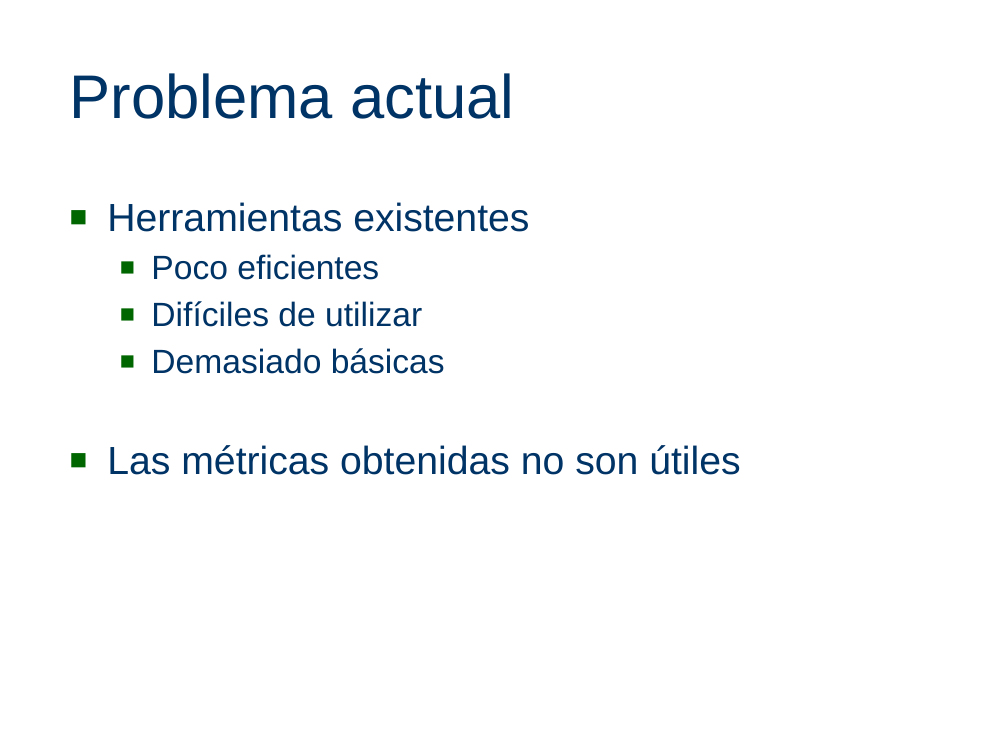
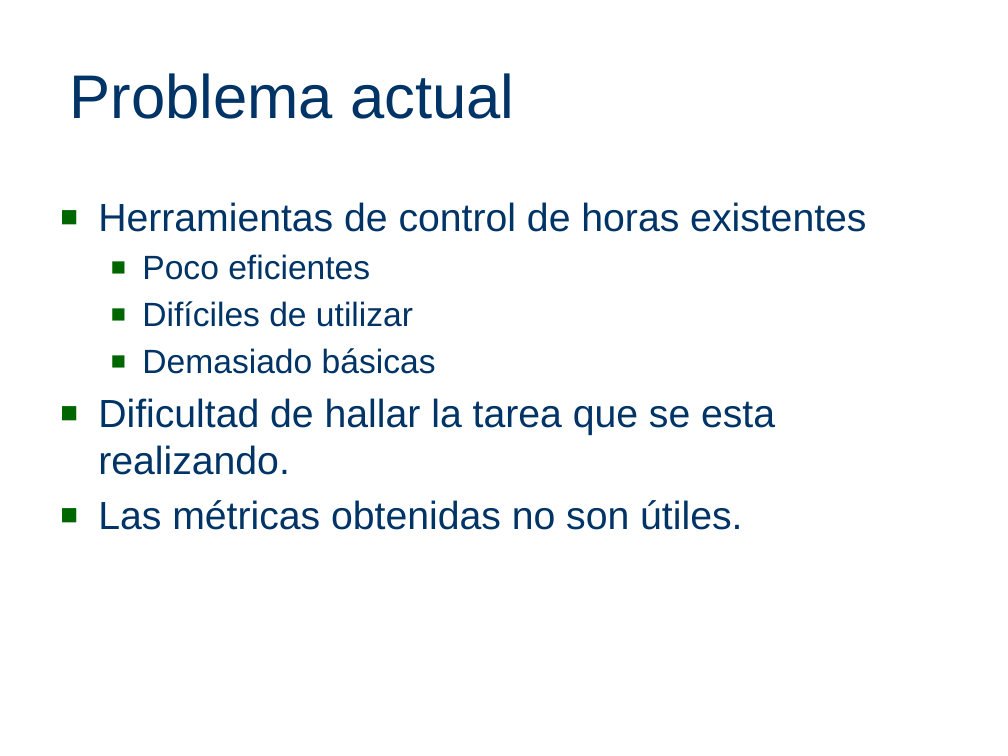
Before and after one commit to joshishimla99/tempore, a slide deck: slide 5 of docs/PresentacionFebrero2011/PresentacionFebrero2011Tempore.pptx (slide 4 before the commit). Drawn at 1008x756 pixels with LibreOffice and Linux fonts; fonts in the diff are those of the drawing; background and template pictures are left out. Boxes give left, top, right and bottom in pixels: in the first picture for what was removed or moved away, otherwise in the second. Text is boxed around its words. In the diff, an @@ line names an element or a change of style, - is before the commit and + after.

Commit message:
Actualizacion de la presentacion

```diff
--- a/docs/PresentacionFebrero2011/PresentacionFebrero2011Tempore.pptx
+++ b/docs/PresentacionFebrero2011/PresentacionFebrero2011Tempore.pptx
@@ text "Herramientas de control de horas ...": place and size @@
-text "Herramientas de control de horas ..." at box(107, 202, 740, 475)
+text "Herramientas de control de horas ..." at box(98, 202, 866, 530)
@@ text at box(98, 202, 866, 232): text changed @@
-■ Herramientas existentes
+■ Herramientas de control de horas existentes
@@ text at box(98, 398, 775, 530): text changed @@
-■ Las métricas obtenidas no son útiles
+■ Dificultad de hallar la tarea que se esta realizando.
+■ Las métricas obtenidas no son útiles.
```
Also in this commit, not shown: 4 other slides changed, 2 slides added, 3 slides removed.
